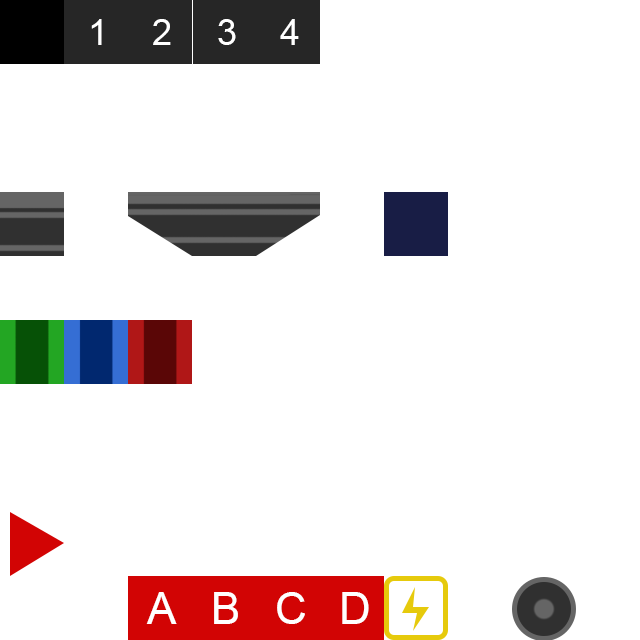
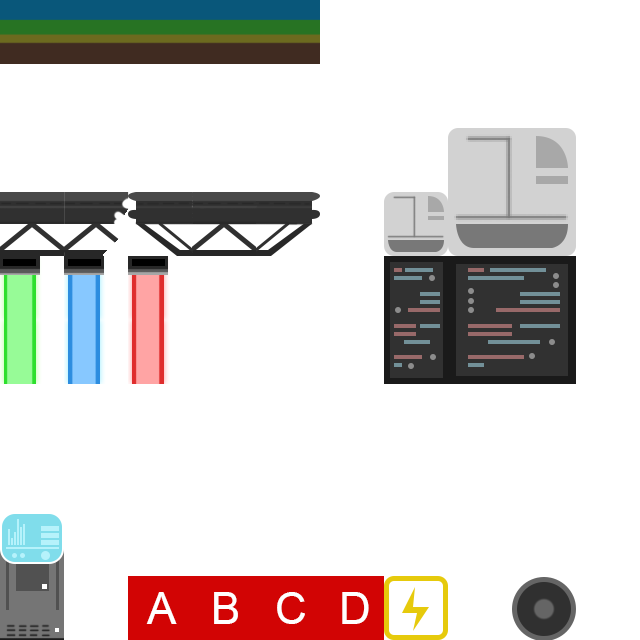
The second 640px x 640px image is a revision of the first. Changes to its layers:
added layer "Rectangle 15" in group "checkpoint" over bbox(0, 544, 64, 640)
added group "mur rouge cote" with 4 layers above "mur bleu cote" over bbox(70, 256, 169, 320)
added group "mur bleu cote" with 4 layers above "mur vert cote" over bbox(14, 256, 132, 320)
renamed "Calque 5" to "Calque 12", painted on it over bbox(111, 278, 192, 384)
renamed "Calque 4" to "Calque 11", painted on it over bbox(47, 272, 145, 529)
renamed "Calque 3" to "Calque 10", painted on it over bbox(0, 282, 81, 384)
added group "serveur V2" with 22 layers above "serveur" over bbox(448, 256, 576, 384)
added group "Groupe 1 copie" (50%) with 19 layers in group "serveur V2" over bbox(468, 268, 560, 367)
added layer "Rectangle 11 copie 3" in group "serveur V2" over bbox(456, 264, 568, 376)
added layer "Rectangle 11 copie 2" in group "serveur V2" over bbox(448, 256, 576, 384)
added group "serveur" with 19 layers above "obstacles V2" over bbox(384, 256, 448, 384)
added layer "Rectangle 11 copie" in group "serveur" over bbox(390, 262, 443, 378)
added layer "Rectangle 11" in group "serveur" over bbox(384, 256, 448, 384)
added group "obstacles V2" with 5 layers above "obstacles" over bbox(448, 128, 576, 256)
added layer "Calque 7" (1st of 2, in "obstacles V2") (42%) in group "obstacles V2" over bbox(454, 134, 570, 222)
added layer "Rectangle 4" (1st of 2, in "obstacles V2") in group "obstacles V2" over bbox(448, 128, 576, 256)
removed layer "Calque 2" from group "plateforme" over bbox(111, 192, 412, 244)
removed layer "Forme 1" from group "plateforme" over bbox(128, 192, 320, 256)
added layer "Forme 9" in group "plateforme" over bbox(128, 192, 313, 256)
removed layer "Calque 1" from group "sol" over bbox(0, 192, 219, 252)
added layer "Calque 19" (50%) above "Calque 18" over bbox(0, 0, 320, 64)
added layer "Calque 18" above "entrée niveau 4" over bbox(0, 0, 320, 64)
…and 88 more changes (81 added, 2 painted, 5 removed)
